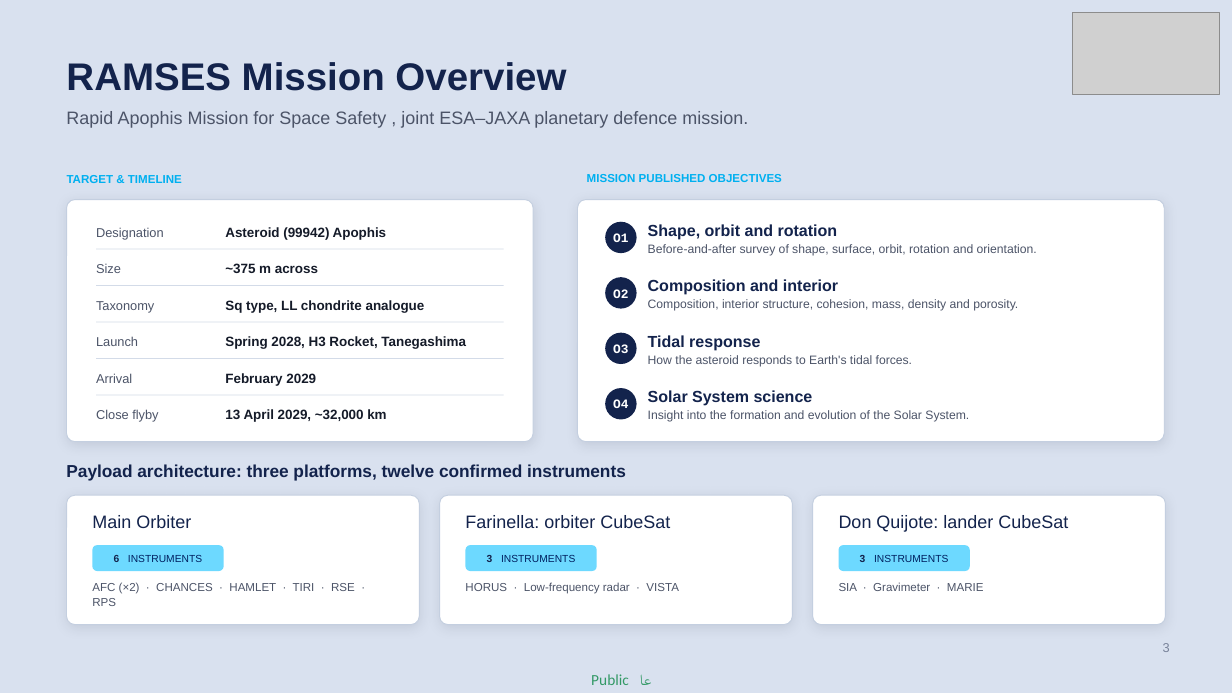
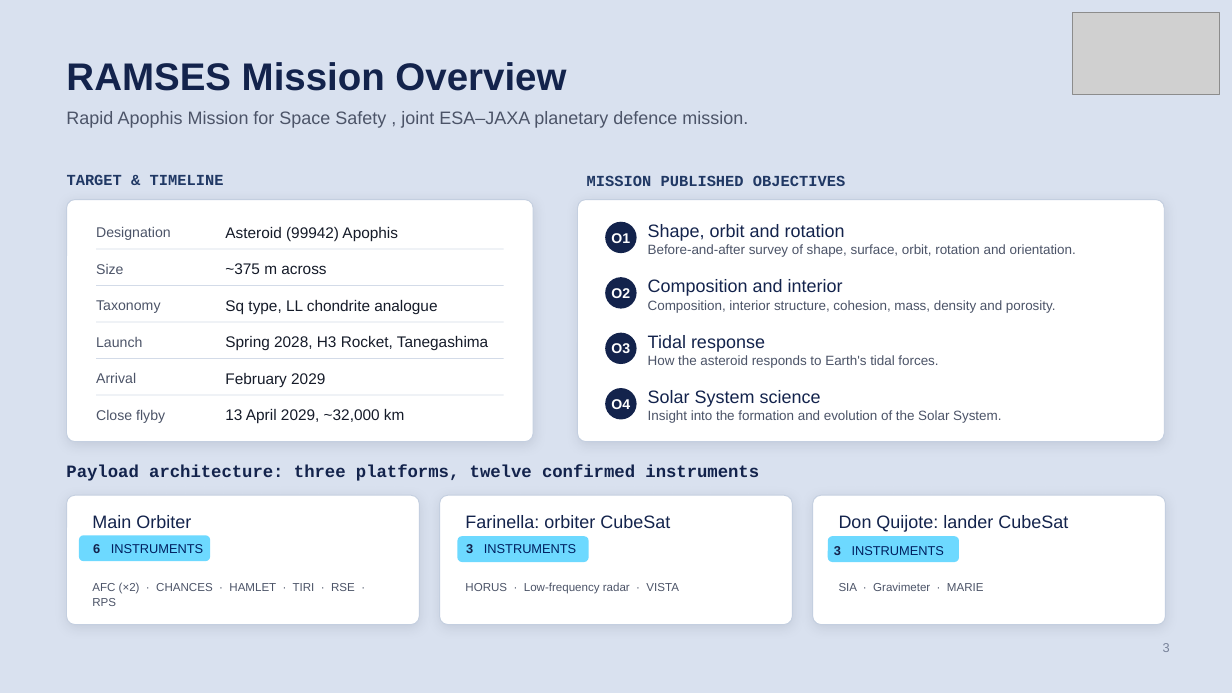
Before and after one commit to nalquaydhib/Apophis_99942, a slide deck: slide 4 of Noora_AlQuaydhib_Summer_Training_(3).pptx. Drawn at 1232x693 pixels with LibreOffice and Linux fonts; fonts in the diff are those of the drawing; grey boxes stand for pictures; background and template pictures are left out. Boxes give left, top, right and bottom in pixels: in the first picture for what was removed or moved away, otherwise in the second. Text is boxed around its words. In the diff, an @@ line names an element or a change of style, - is before the commit and + after.

```diff
--- a/Noora_AlQuaydhib_Summer_Training_(3).pptx
+++ b/Noora_AlQuaydhib_Summer_Training_(3).pptx
@@ text "TARGET & TIMELINE" at box(67, 174, 224, 185): size 9 to 12 pt, font Arial to Courier New, text colour #00B0F0 to #203864 @@
@@ text "MISSION PUBLISHED OBJECTIVES" at box(587, 175, 845, 186): size 9 to 12 pt, font Arial to Courier New, text colour #00B0F0 to #203864 @@
@@ size 10 to 11 pt, font Courier New to Arial in 4 elements at box(611, 233, 630, 243), box(611, 288, 630, 298), box(611, 343, 630, 353), box(611, 399, 630, 409) @@
@@ size 12.5 to 14 pt, bold off in 4 elements at box(648, 224, 845, 241), box(648, 279, 843, 296), box(648, 335, 765, 352), box(648, 390, 821, 407) @@
@@ size 10 to 11 pt in 6 elements at box(96, 227, 171, 240), box(96, 264, 123, 274), box(96, 300, 160, 313), box(96, 337, 142, 347), box(96, 373, 136, 383), box(96, 410, 165, 423) @@
@@ size 10.5 to 12 pt, bold off in 6 elements at box(225, 227, 398, 241), box(225, 263, 326, 274), box(225, 300, 437, 314), box(225, 336, 488, 350), box(225, 373, 325, 387), box(225, 409, 404, 424) @@
@@ size 9.5 to 10.5 pt in 4 elements at box(648, 244, 1076, 257), box(648, 300, 1056, 313), box(648, 355, 938, 368), box(648, 410, 1001, 423) @@
@@ text "Payload architecture: three platforms, twelve ..." at box(66, 465, 759, 481): font Arial to Courier New @@
@@ rounded rectangle: place and size @@
-rounded rectangle at box(92, 545, 224, 571)
+rounded rectangle at box(79, 535, 210, 561)
@@ size 8 to 10 pt in 3 elements at box(93, 543, 203, 556), box(466, 544, 576, 553), box(834, 546, 944, 555) @@
@@ text "3 INSTRUMENTS": place and size @@
-text "3 INSTRUMENTS" at box(860, 555, 948, 562)
+text "3 INSTRUMENTS" at box(834, 546, 944, 555)
@@ 2 texts, 2 rounded rectangles: place and size @@
-2 texts, 2 rounded rectangles at box(114, 545, 970, 571)
+2 texts, 2 rounded rectangles at box(93, 536, 959, 562)
@@ text removed at box(591, 674, 629, 685) @@
-Public عام
```
Also in this commit, not shown: 16 other slides changed.
